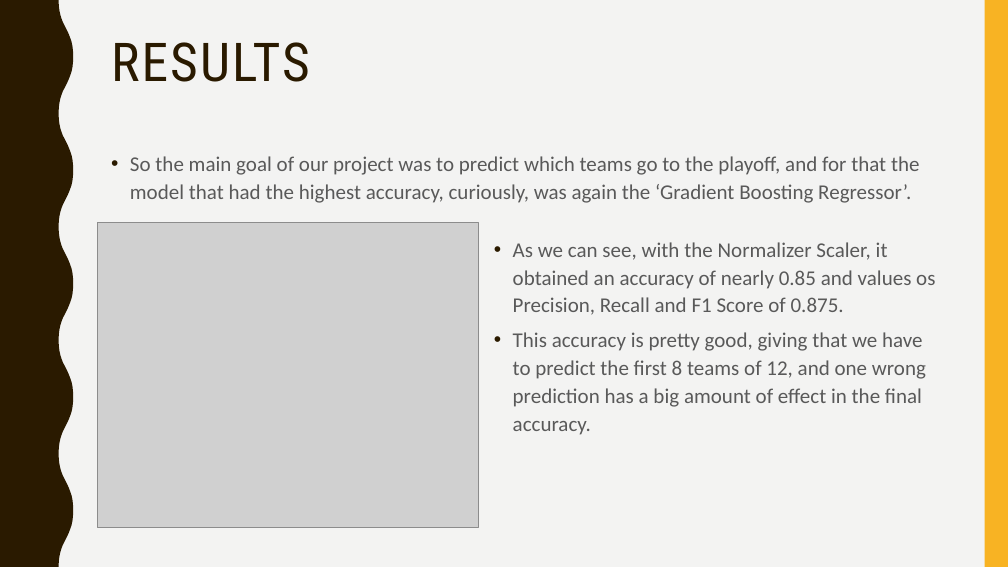
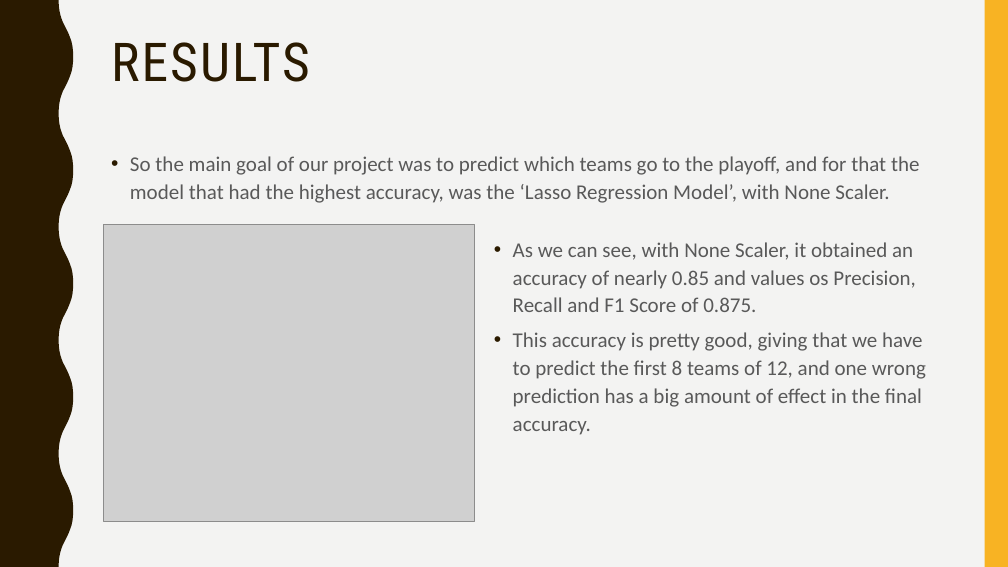
Before and after one commit to afs202005277/AC, a slide deck: slide 23 of ppt projeto.pptx. Drawn at 1008x567 pixels with LibreOffice and Linux fonts; fonts in the diff are those of the drawing; grey boxes stand for pictures. Boxes give left, top, right and bottom in pixels: in the first picture for what was removed or moved away, otherwise in the second. Text is boxed around its words. In the diff, an @@ line names an element or a change of style, - is before the commit and + after.

```diff
--- a/ppt projeto.pptx
+++ b/ppt projeto.pptx
@@ text at [130,156,920,203]: text changed @@
-• So the main goal of our project was to predict which teams go to the playoff, and for that the model that had the highest accuracy, curiously, was again the ‘Gradient Boosting Regressor’.
+• So the main goal of our project was to predict which teams go to the playoff, and for that the model that had the highest accuracy, was the ‘Lasso Regression Model’, with None Scaler.
@@ picture: place and size @@
-picture at [98,223,479,528]
+picture at [104,225,475,522]
@@ text at [513,242,915,312]: text changed @@
-• As we can see, with the Normalizer Scaler, it obtained an accuracy of nearly 0.85 and values os Precision, Recall and F1 Score of 0.875.
+• As we can see, with None Scaler, it obtained an accuracy of nearly 0.85 and values os Precision, Recall and F1 Score of 0.875.
```
Also in this commit, not shown: 2 other slides changed, 6 slides added, 13 slides removed.
